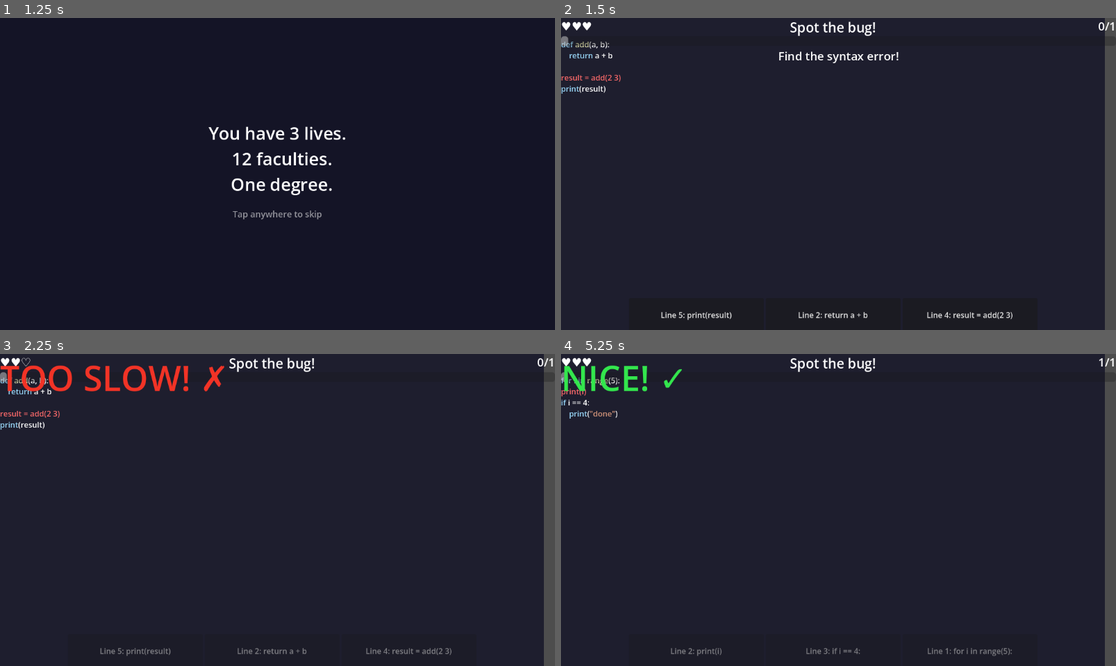
Above: before the commit, frames 1-4 (two rows, left to right).
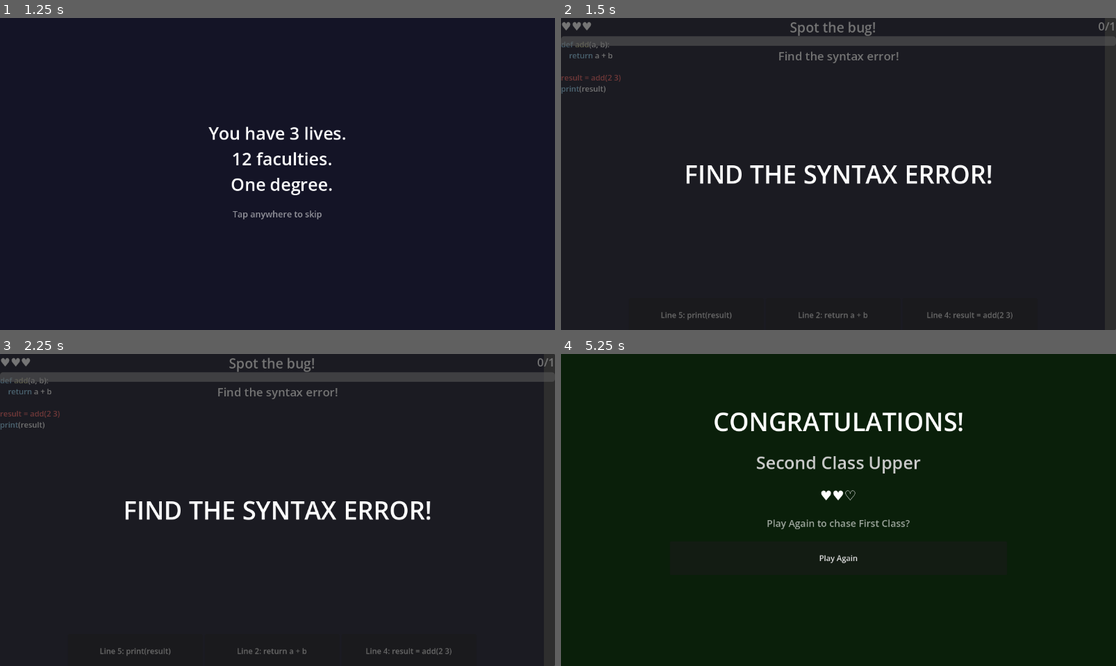
Above: after the commit, the same moments.

Repository: Muhd-Mairaj/um-micro-games
Game: Godot game, scene res://shared/GameManager.tscn
Two runs of this game, one before a commit and one after it. Both use one fixed random seed, a clock stepped at 60 frames per second and the inputs below.
Inputs (mouse positions are in pixels of both pictures, inside the frame that each line leads up to):
- Up to frame 1 (1.25 s): click "Start" at 0.5 s
- Up to frame 2 (1.5 s): tap Enter at 1.25 s; move the mouse to (960, 158) at 1.27 s; click (960, 158) at 1.42 s
- Up to frame 3 (2.25 s): click "Line 5: print(result)" at 2 s
- Up to frame 4 (5.25 s): click (971, 650) at 2.75 s, where only the run after the commit has a clickable "Line 4: result = add(2 3)"; click (838, 556) at 3.5 s, where only the run before the commit has a clickable "Play Again"; click (694, 650) at 4.25 s, where only the run after the commit has a clickable "Line 5: print(result)"; click (694, 650) at 5 s, where only the run before the commit has a clickable "Line 2: print(i)"

Frame 1 is identical in both runs. In frame 2, 7.7% of the frame differs, in the area x 0-100%, y 0-100%; in frame 3, 8.2%; in frame 4, 100%.

Commit message:
feat(shared): add pre-game get-ready instruction screen
GameManager now freezes the mini-game and shows a full-screen
instruction flash via HUD.show_get_ready() before starting the
countdown, giving every game a consistent "get ready" beat. Also
fixes the timer bar's width and fill scale (needed size_flags and
max_value=1.0 to match HUD's 0.0-1.0 fraction system) and clears
stale win/lose result text so it doesn't bleed into the next round.

Diff:
--- a/shared/GameManager.gd
+++ b/shared/GameManager.gd
@@ -183,8 +183,16 @@
 		minigame_container.add_child(current_minigame)
 		current_minigame.game_won.connect(_on_won)
 		current_minigame.game_lost.connect(_on_lost)
+		# Freeze game logic while instruction is shown, then start timer.
+		current_minigame.set_process(false)
+		current_minigame.set_physics_process(false)
+		hud.set_instruction(current_minigame.instruction_text)
+		await hud.show_get_ready(current_minigame.instruction_text)
+		if not is_instance_valid(current_minigame):
+			return
+		current_minigame.set_process(true)
+		current_minigame.set_physics_process(true)
 		hud.start(current_minigame.actual_duration())
-		hud.set_instruction(current_minigame.instruction_text)
 		return
 
 	_end_run()
--- a/shared/HUD.gd
+++ b/shared/HUD.gd
@@ -67,6 +67,8 @@
 @onready var instruction_label: Label       = $MarginContainer/VBoxContainer/InstructionLabel
 @onready var lives_label:       Label       = $MarginContainer/VBoxContainer/TopBar/LivesLabel
 @onready var progress_label:    Label       = $MarginContainer/VBoxContainer/TopBar/ProgressLabel
+@onready var get_ready_panel:   Panel       = $GetReadyPanel
+@onready var get_ready_label:   Label       = $GetReadyPanel/GetReadyLabel
 
 # ---------------------------------------------------------------------------
 # PRIVATE STATE
@@ -97,6 +99,16 @@
 func set_instruction(text: String) -> void:
 	instruction_label.text    = text
 	instruction_label.visible = true
+
+## Show a full-screen instruction flash before the timer starts.
+## GameManager awaits this; it resolves after GET_READY_DURATION seconds.
+const GET_READY_DURATION: float = 2.2
+func show_get_ready(text: String) -> void:
+	result_label.visible    = false
+	get_ready_label.text    = text.to_upper()
+	get_ready_panel.visible = true
+	await get_tree().create_timer(GET_READY_DURATION).timeout
+	get_ready_panel.visible = false
 
 ## Called by GameManager after win() or lose() fires on the mini-game.
 ## Stops the timer visually and displays the appropriate result message.
--- a/shared/HUD.tscn
+++ b/shared/HUD.tscn
@@ -33,6 +33,9 @@
 [node name="TimerBar" type="ProgressBar" parent="MarginContainer/VBoxContainer" unique_id=1741317314]
 custom_minimum_size = Vector2(0, 20)
 layout_mode = 2
+size_flags_horizontal = 3
+max_value = 1.0
+value = 1.0
 show_percentage = false
 
 [node name="InstructionLabel" type="Label" parent="MarginContainer/VBoxContainer" unique_id=1812024060]
@@ -47,3 +50,23 @@
 theme_override_font_sizes/font_size = 72
 horizontal_alignment = 1
 vertical_alignment = 1
+
+[node name="GetReadyPanel" type="Panel" parent="." unique_id=634891205]
+visible = false
+anchor_right = 1.0
+anchor_bottom = 1.0
+grow_horizontal = 2
+grow_vertical = 2
+
+[node name="GetReadyLabel" type="Label" parent="GetReadyPanel" unique_id=845321679]
+layout_mode = 1
+anchors_preset = 15
+anchor_right = 1.0
+anchor_bottom = 1.0
+grow_horizontal = 2
+grow_vertical = 2
+theme_override_font_sizes/font_size = 52
+theme_override_colors/font_color = Color(1, 1, 1, 1)
+horizontal_alignment = 1
+vertical_alignment = 1
+mouse_filter = 2
